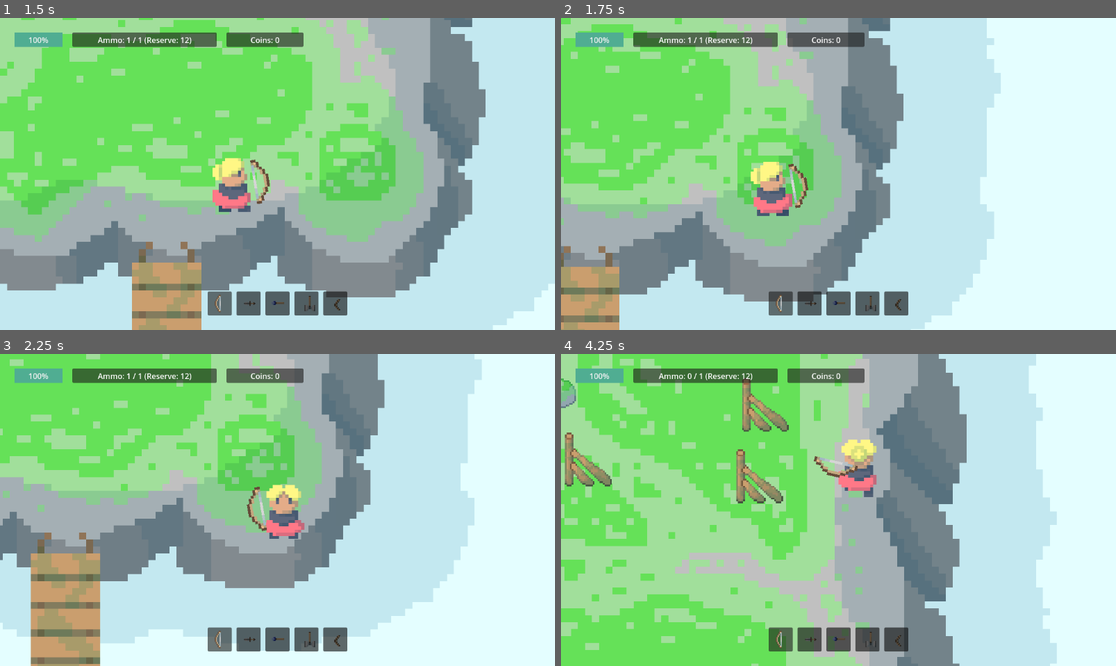
Above: before the commit, frames 1-4 (two rows, left to right).
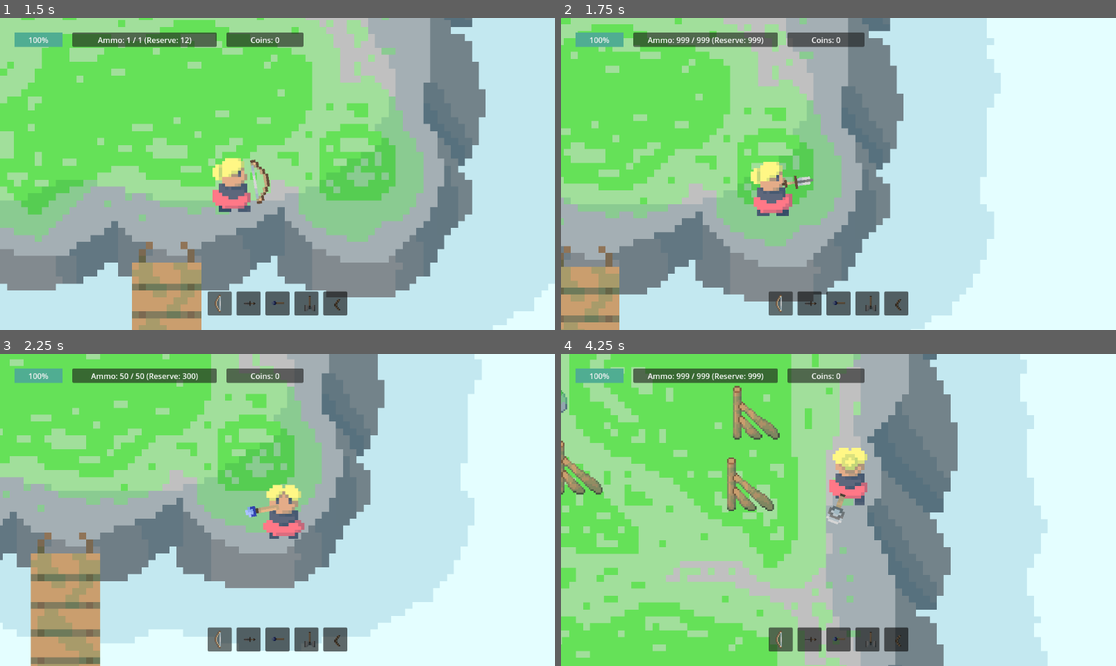
Above: after the commit, the same moments.

Repository: Kryzi/Eksamens-projekt
Game: Godot game, scene res://scenes/main_menu/main_menu.tscn
Same seed, same stepped clock (60 frames per second), same inputs: the game is played once before the commit and once after it.
Inputs (mouse positions are in pixels of both pictures, inside the frame that each line leads up to):
- Up to frame 1 (1.5 s): click "START" at 0.5 s; move the mouse to (399, 158) at 1.27 s; hold D (Right) from 1.28 s (still down); tap 0 (0) at 1.35 s
- Up to frame 2 (1.75 s): keep holding D (Right); tap X (x, bound only after the commit) at 1.55 s
- Up to frame 3 (2.25 s): move the mouse to (166, 525) at 2.02 s; release D (Right) at 2.03 s; hold S (Down) from 2.03 s (still down); tap X (x, bound only after the commit) at 2.1 s
- Up to frame 4 (4.25 s): tap 0 (0) at 2.3, 2.85, 3.8 s; move the mouse to (894, 441) at 2.77 s; release S (Down) at 2.78 s; hold D (Right) 2.78-3.53 s; tap X (x, bound only after the commit) at 3.05 s; move the mouse to (810, 572) at 3.52 s; hold W (Up) from 3.53 s (still down); click (810, 572) at 3.6 s

Frame 1 is identical in both runs. In frame 2, 0.5% of the frame differs, in the area x 15-46%, y 6-62%; in frame 3, 0.5%; in frame 4, 26%, in the area x 0-90%, y 0-100%.

Commit message:
klik ikke på x

Diff:
--- a/project.godot
+++ b/project.godot
@@ -113,6 +113,11 @@
 "events": [Object(InputEventKey,"resource_local_to_scene":false,"resource_name":"","device":-1,"window_id":0,"alt_press …(191 unchanged characters)…
 ]
 }
+x={
+"deadzone": 0.5,
+"events": [Object(InputEventKey,"resource_local_to_scene":false,"resource_name":"","device":0,"window_id":0,"alt_pressed":false,"shift_pressed":false,"ctrl_pressed":false,"meta_pressed":false,"pressed":false,"keycode":0,"physical_keycode":88,"key_label":0,"unicode":0,"location":0,"echo":false,"script":null)
+]
+}
 
 [navigation]
 
--- a/scripts/weapons/weapon_logic.gd
+++ b/scripts/weapons/weapon_logic.gd
@@ -31,6 +31,13 @@
 		else:
 			canSwap = true
 
+
+
+
+	if Input.is_action_just_pressed("x"):
+		deleteWeapon()
+
+
 	if weapons[currentWeapon].ranged == true:
 		# skifter våbens position mellem venstre og højre
 		if get_global_mouse_position().x < get_parent().global_position.x:
@@ -53,6 +60,13 @@
 	if Input.is_action_just_pressed("0") and weapons.size() == 10 and canSwap == true:
 		weaponSwapped(9)
 
+func deleteWeapon():
+	print("x")
+	disableWeapons()
+	weapons.remove_at(currentWeapon)
+	weaponSwapped(currentWeapon)
+	await get_tree().create_timer(2.0).timeout
+
 func getWeapons():
 	weapons = get_children()
 
@@ -69,8 +83,15 @@
 	weapons[currentWeapon].set_process(true)
 	weapons[currentWeapon].visible = true
 
+@onready var Inventory = get_node("/root/Main/HUD/Control/MarginContainer/Inventory")
 func weaponSwapped(i):
 	disableWeapons()
+
+	# Testing af at fjerne våben
+	#weapons.remove_at(currentWeapon)
+
+	#Inventory.deleteTextures(currentWeapon)
+
 	currentWeapon = i
 	enableWeapon()
 
